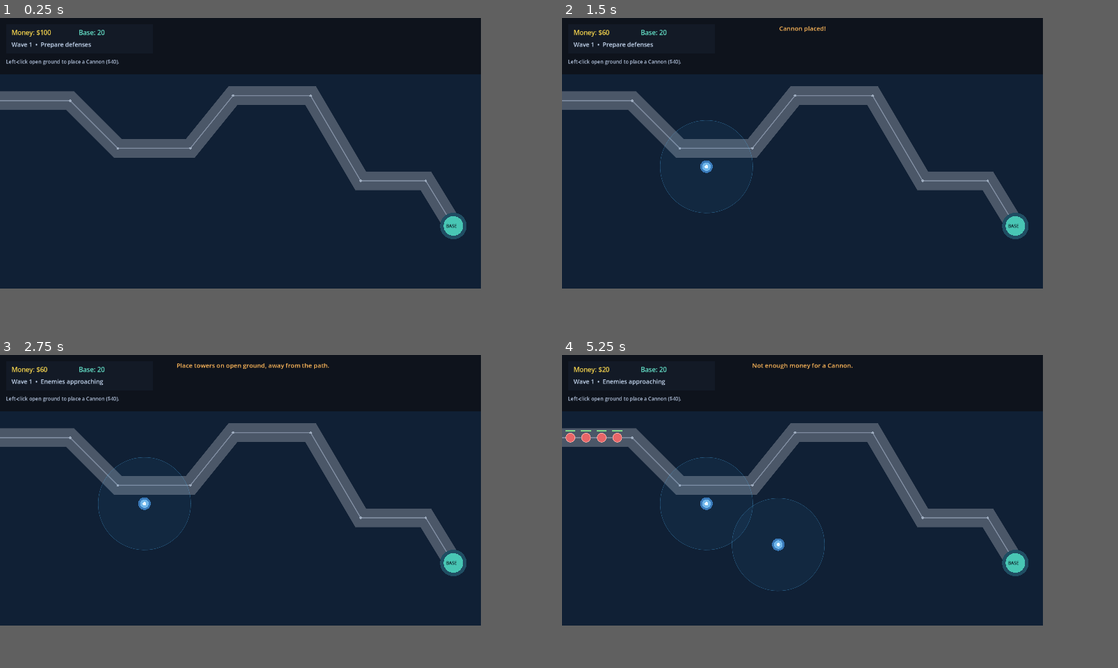
Above: before the commit, frames 1-4 (two rows, left to right).
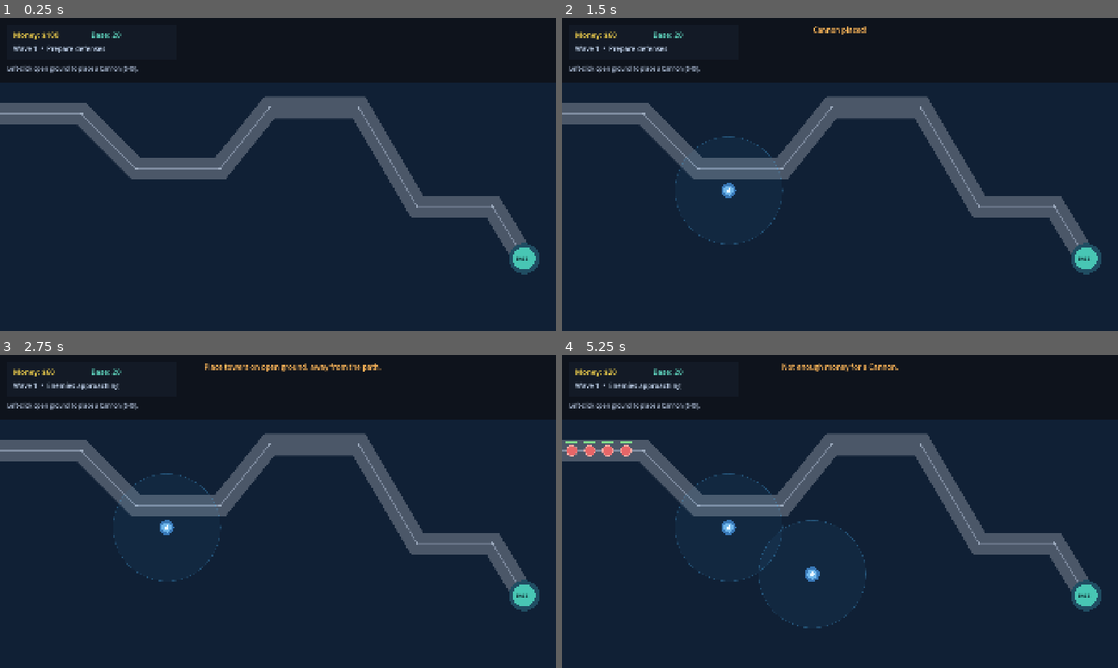
Above: after the commit, the same moments.

Repository: potatozepp/Test-Tower-Defense
Game: Godot game, scene res://scenes/main.tscn
The game is run twice, just before and just after one commit, with the same random seed, the same clock (stepped at 60 frames per second) and the same inputs.
Inputs (mouse positions are in pixels of both pictures, inside the frame that each line leads up to):
- Up to frame 1 (0.25 s): no input
- Up to frame 2 (1.5 s): tap Enter at 0.5 s; move the mouse to (906, 140) at 0.52 s; click (906, 140) at 0.67 s; tap Space at 1.25 s; move the mouse to (706, 168) at 1.27 s; click (706, 168) at 1.42 s
- Up to frame 3 (2.75 s): tap Enter at 2 s; move the mouse to (289, 430) at 2.02 s; click (289, 430) at 2.17 s
- Up to frame 4 (5.25 s): tap Space at 2.75 s; move the mouse to (778, 545) at 2.77 s; click (778, 545) at 2.92 s; move the mouse to (945, 530) at 3.52 s; click (945, 530) at 3.67 s; move the mouse to (656, 448) at 4.27 s; click (656, 448) at 4.42 s; move the mouse to (828, 489) at 5.02 s; click (828, 489) at 5.17 s
In our replay, the window is 692x389 before the commit and 800x450 after it. These sizes can differ from the game's own. Grey fills any space a smaller window leaves; there, only what the larger window draws over its background counts as a difference.

The runs differ from the first frame. In frame 1, 17% of the frame differs, in the area x 0-100%, y 0-82%; in frame 2, 17%; in frame 3, 18%; in frame 4, 18%, in the area x 0-100%, y 0-88%.

Commit message:
initail opening

Diff:
--- a/project.godot
+++ b/project.godot
@@ -1,21 +1,29 @@
-; Godot project configuration file.
-; Version 0.1: a small, self-contained learning prototype.
+; Engine configuration file.
+; It's best edited using the editor UI and not directly,
+; since the parameters that go here are not all obvious.
+;
+; Format:
+;   [section] ; section goes between []
+;   param=value ; assign values to parameters
+
 config_version=5
 
 [application]
+
 config/name="Learning Tower Defense"
 run/main_scene="res://scenes/main.tscn"
+config/features=PackedStringArray("4.7")
 
 [display]
 
-[display/window]
-size/viewport_width=1920
-size/viewport_height=1080
-size/window_width_override=1280
-size/window_height_override=720
-stretch/mode="canvas_items"
+window/size/viewport_width=1920
+window/size/viewport_height=1080
+window/size/window_width_override=1280
+window/size/window_height_override=720
+window/stretch/mode="canvas_items"
 
 [rendering]
+
 renderer/rendering_method="gl_compatibility"
 renderer/rendering_method.mobile="gl_compatibility"
 environment/defaults/default_clear_color=Color(0.055, 0.075, 0.11, 1)
--- a/scripts/main.gd
+++ b/scripts/main.gd
@@ -125,7 +125,7 @@
 	base_label.text = "Base: %d" % base_health
 	if not game_over:
 		var state := "Prepare defenses" if wave_manager == null or wave_manager.waiting_for_next_wave else "Enemies approaching"
-		var number := 1 if wave_manager == null else max(wave_manager.current_wave, 1)
+		var number = 1 if wave_manager == null else max(wave_manager.current_wave, 1)
 		wave_label.text = "Wave %d  •  %s" % [number, state]
 
 func _draw() -> void:
Not shown, added: scripts/enemy.gd.uid
Not shown, added: scripts/main.gd.uid
Not shown, added: scripts/projectile.gd.uid
Not shown, added: scripts/tower.gd.uid
Not shown, added: scripts/wave_manager.gd.uid
